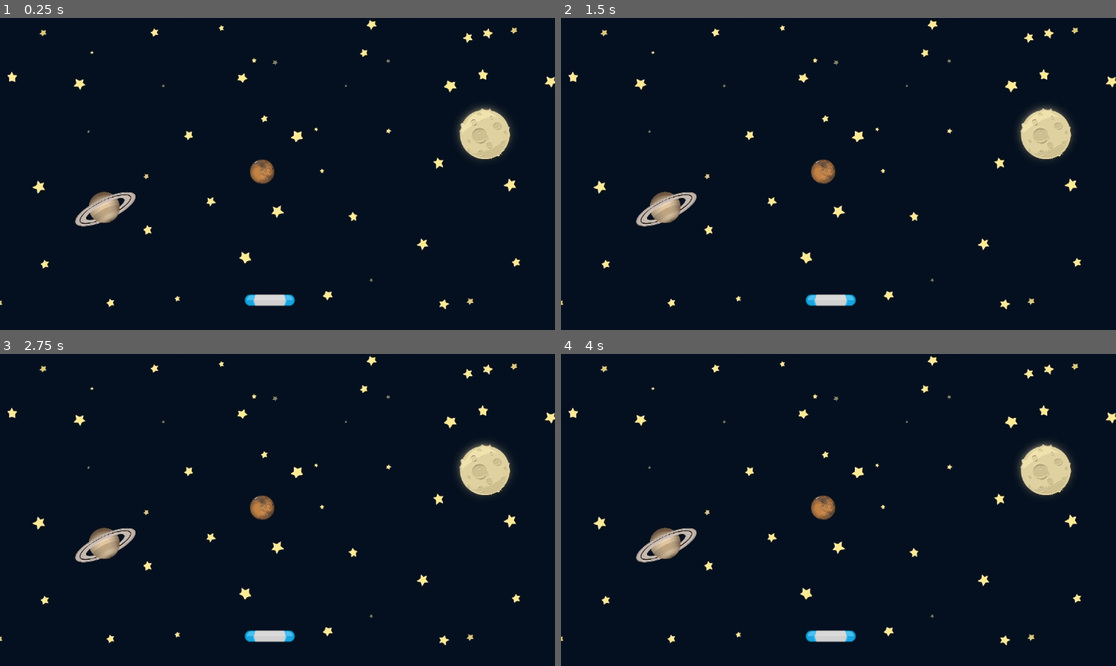
Above: before the commit, frames 1-4 (two rows, left to right).
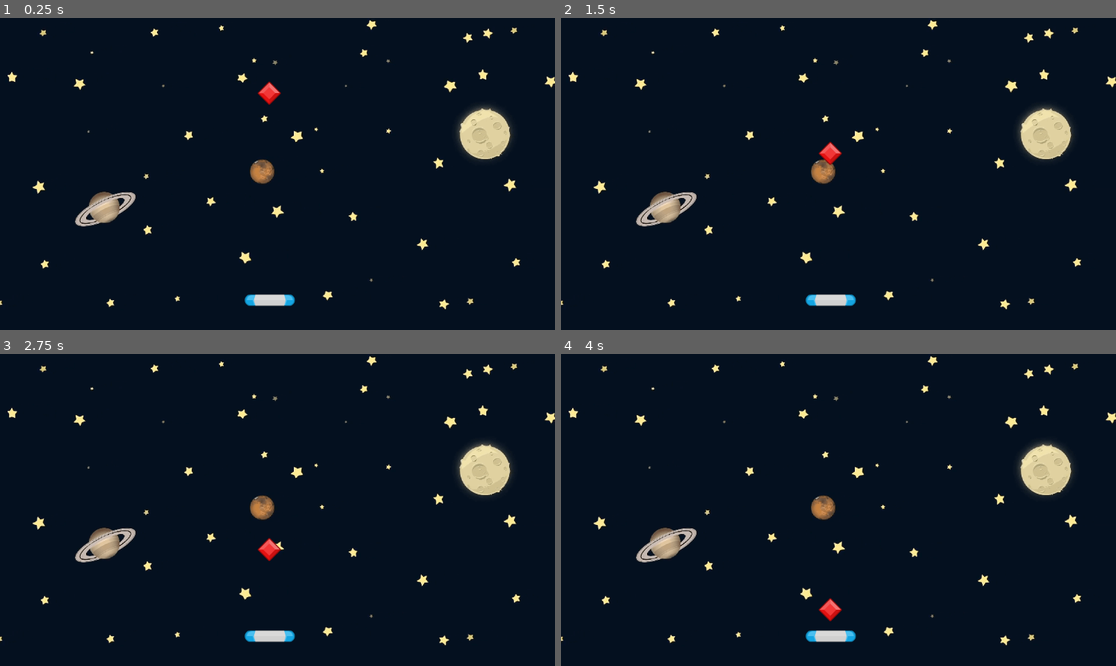
Above: after the commit, the same moments.

Repository: zserzzzz/gemcatcher
Game: Godot game, scene res://Scenes/Game/Game.tscn
Two runs of this game, one before a commit and one after it. Both use one fixed random seed, a clock stepped at 60 frames per second and the inputs below.
Inputs:
- Up to frame 1 (0.25 s): no input
- Up to frame 2 (1.5 s): no input
- Up to frame 3 (2.75 s): no input
- Up to frame 4 (4 s): no input

The runs differ from the first frame. In frame 1, 0.2% of the frame differs, in the area x 46-51%, y 20-28%; in frame 2, 0.2%; in frame 3, 0.2%; in frame 4, 0.2%, in the area x 46-51%, y 78-86%.

Commit message:
gem scripting

Diff:
--- a/Scenes/Game/Game.tscn
+++ b/Scenes/Game/Game.tscn
@@ -1,7 +1,8 @@
-[gd_scene load_steps=3 format=3 uid="uid://dd5w3bpw7u3ig"]
+[gd_scene load_steps=4 format=3 uid="uid://dd5w3bpw7u3ig"]
 
 [ext_resource type="Texture2D" uid="uid://c0ib1bugbcj8i" path="res://assets/GameBg.png" id="1_gwu2e"]
 [ext_resource type="PackedScene" uid="uid://ctuqsssb1dm0m" path="res://Scenes/Paddle/paddle.tscn" id="2_xbxml"]
+[ext_resource type="PackedScene" uid="uid://dovi2nasrvofk" path="res://Scenes/Gem/gem.tscn" id="3_xbxml"]
 
 [node name="GAME" type="Node2D"]
 
@@ -12,3 +13,6 @@
 
 [node name="Paddle" parent="." instance=ExtResource("2_xbxml")]
 position = Vector2(560, 586)
+
+[node name="Gem" parent="." instance=ExtResource("3_xbxml")]
+position = Vector2(559, 131)
--- /dev/null
+++ b/Scenes/Gem/gem.gd
@@ -0,0 +1,17 @@
+extends Area2D
+
+@export var speed = 100
+
+# Called when the node enters the scene tree for the first time.
+func _ready() -> void:
+	pass # Replace with function body.
+
+
+# Called every frame. 'delta' is the elapsed time since the previous frame.
+func _process(delta: float) -> void:
+	position.y += speed * delta
+
+	if position.y > get_viewport_rect().end.y + 40:
+		print("offscreen")
+		set_process(false)
+		queue_free()
--- a/Scenes/Gem/gem.tscn
+++ b/Scenes/Gem/gem.tscn
@@ -1,10 +1,13 @@
-[gd_scene load_steps=3 format=3 uid="uid://dovi2nasrvofk"]
+[gd_scene load_steps=4 format=3 uid="uid://dovi2nasrvofk"]
 
 [ext_resource type="Texture2D" uid="uid://bsi553gjnw1wu" path="res://assets/element_red_diamond.png" id="1_cax3k"]
+[ext_resource type="Script" uid="uid://cyy1ajw0p26ai" path="res://Scenes/Gem/gem.gd" id="1_tv10m"]
 
 [sub_resource type="RectangleShape2D" id="RectangleShape2D_tv10m"]
 
 [node name="Gem" type="Area2D"]
+position = Vector2(0, 26)
+script = ExtResource("1_tv10m")
 
 [node name="gem" type="Sprite2D" parent="."]
 texture = ExtResource("1_cax3k")
Not shown, added: Scenes/Gem/gem.gd.uid
